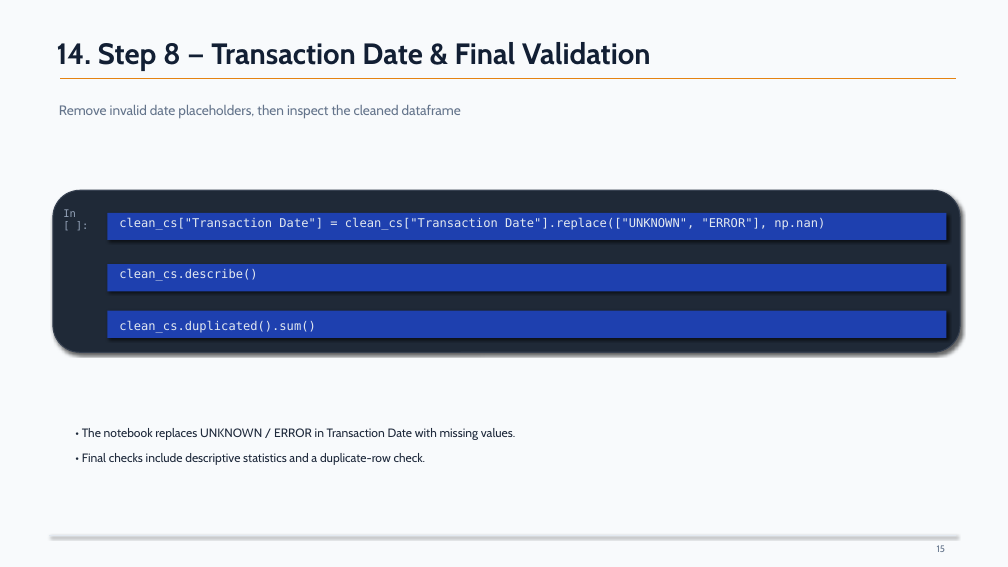
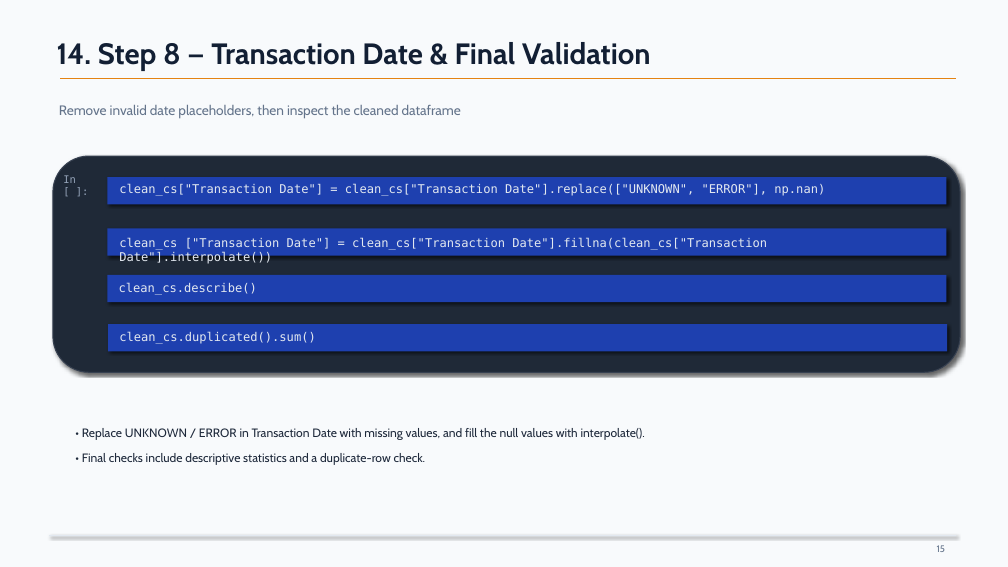
Before and after one commit to NeelaSaranyaS/Cafe_Sales, a slide deck: slide 15 of Cafe_Sales_DC.pptx. Drawn at 1008x567 pixels with LibreOffice and Linux fonts; fonts in the diff are those of the drawing. Boxes give left, top, right and bottom in pixels: in the first picture for what was removed or moved away, otherwise in the second. Text is boxed around its words. In the diff, an @@ line names an element or a change of style, - is before the commit and + after.

```diff
--- a/Cafe_Sales_DC.pptx
+++ b/Cafe_Sales_DC.pptx
@@ rounded rectangle: place and size @@
-rounded rectangle at [53, 191, 960, 352]
+rounded rectangle at [53, 156, 960, 372]
@@ text added at [119, 237, 767, 264], 11.5 pt, text #E2E8F0 @@
+clean_cs ["Transaction Date"] = clean_cs["Transaction Date"].fillna(clean_cs["Transaction Date"].interpolate())
@@ 3 rectangles, 2 texts: place and size @@
-3 rectangles, 2 texts at [63, 209, 947, 338]
+3 rectangles, 2 texts at [63, 175, 947, 302]
@@ text "clean_cs.describe()": place and size @@
-text "clean_cs.describe()" at [119, 268, 257, 281]
+text "clean_cs.describe()" at [119, 282, 257, 295]
@@ rectangle added at [108, 324, 948, 352], fill #1E40AF @@
@@ text "clean_cs.duplicated().sum()": place and size @@
-text "clean_cs.duplicated().sum()" at [119, 320, 316, 333]
+text "clean_cs.duplicated().sum()" at [119, 331, 316, 344]
@@ text at [82, 428, 645, 440]: text changed @@
-• The notebook replaces UNKNOWN / ERROR in Transaction Date with missing values.
+• Replace UNKNOWN / ERROR in Transaction Date with missing values, and fill the null values with interpolate().
```
Also in this commit, not shown: 8 other slides changed, 2 other files.
